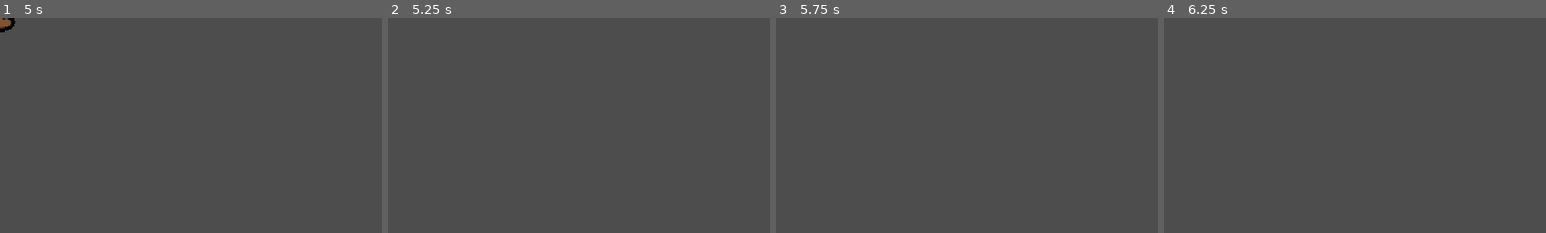
Above: before the commit, frames 1-4 (left to right).
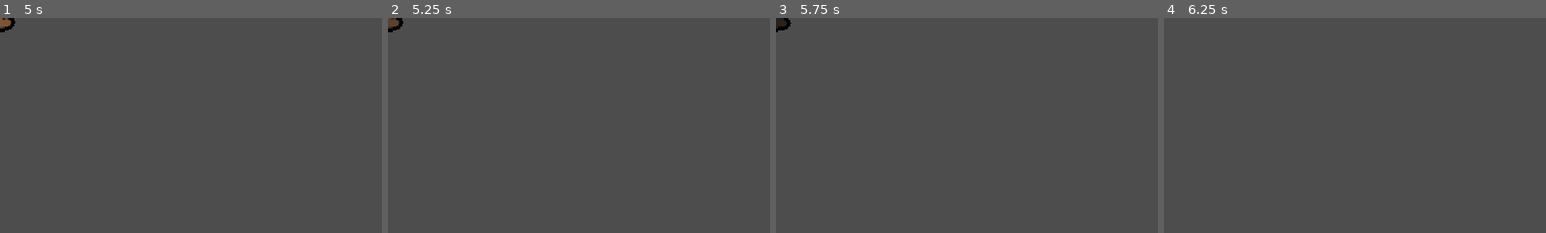
Above: after the commit, the same moments.

Repository: Galitie/tm2
Game: Godot game, scene res://poop.tscn
Same seed, same stepped clock (60 frames per second), same inputs: the game is played once before the commit and once after it. This scene is started directly instead of the project's main scene.
Inputs (mouse positions are % of the whole screen's width and height, from its top left):
- Up to frame 1 (5 s): tap Enter (ui_accept) at 0.5, 0.6, 0.77, 1.07, 1.25, 1.35, 1.52, 1.82, 2, 2.1, 2.75, 2.85, 3.02, 3.32, 3.5, 3.6, 3.77, 4.07, 4.25, 4.35, 4.52, 4.82 s; move the mouse to (72, 45) at 0.52 s; click (72, 45) at 0.67 s; move the mouse to (30, 55) at 1.27 s; click (30, 55) at 1.42 s; move the mouse to (60, 28) at 2.02 s; click (60, 28) at 2.17 s; move the mouse to (45, 70) at 2.77 s; click (45, 70) at 2.92 s; move the mouse to (80, 65) at 3.52 s; click (80, 65) at 3.67 s; move the mouse to (20, 35) at 4.27 s; click (20, 35) at 4.42 s
- Up to frame 2 (5.25 s): move the mouse to (55, 50) at 5.02 s; tap Enter (ui_accept) at 5.1 s; click (55, 50) at 5.17 s
- Up to frame 3 (5.75 s): no input
- Up to frame 4 (6.25 s): move the mouse to (35, 25) at 5.77 s; tap Enter (ui_accept) at 5.85, 6.02 s; click (35, 25) at 5.92 s
The pictures show only the part of the screen within x 0-50%, y 0-50%; the shares and areas given below are measured in that part.

Frame 1 is identical in both runs. In frame 2, 0.2% of the frame differs, in the area x 0-4%, y 0-7%; in frame 3, 0.2%; in frame 4, nothing differs.

Commit message:
Sudden death pausing and poop fade

Diff:
--- a/main.gd
+++ b/main.gd
@@ -64,13 +64,24 @@
 func SortByY(a, b):
 	return a.global_position.y < b.global_position.y
 
-func _unfreeze() -> void:
+func _unpause() -> void:
+	get_tree().paused = false
+
+func pause_game(length: float = 0.0) -> void:
+	get_tree().paused = true
+	if length > 0:
+		$PauseTimer.start(length)
+
+func freeze_frame(monster: Monster) -> void:
+	Globals.game.camera.global_position = monster.global_position
+	Globals.game.camera.zoom = Vector2(2.0, 2.0)
+	Globals.game.pause_game(1.0)
+
 	camera_tracking = false
-	get_tree().paused = false
 	await get_tree().create_tween().tween_property(camera, "zoom", Vector2(0.8, 0.8), 0.1).finished
 	await get_tree().create_timer(0.5).timeout
 	camera_tracking = true
-	if dead_monsters == player_count - 1:
+	if dead_monsters == player_count - 1 || dead_monsters == player_count:
 		camera_tracking = false
 		get_tree().create_tween().tween_property(sudden_death_overlay.material, "shader_parameter/Radius", 2.5, 1.0)
 		get_tree().create_tween().tween_property(camera, "zoom", Vector2(1.0, 1.0), 1.0).set_trans(Tween.TRANS_EXPO)
@@ -81,7 +92,7 @@
 		audio_player.volume_db = 0.0
 
 func _ready():
-	$FreezeTimer.timeout.connect(_unfreeze)
+	$PauseTimer.timeout.connect(_unpause)
 
 	sudden_death_overlay.material.set_shader_parameter("Radius", 2.5)
 	sudden_death_label.visible = false;
@@ -123,7 +134,6 @@
 	else:
 		set_upgrade_mode()
 
-
 func _process(_delta):
 	if debug_mode:
 		debug_stuff()
@@ -142,7 +152,7 @@
 func count_death(monster: Monster):
 	dead_monsters += 1
 	current_knocked_out_monsters.append(monster)
-	if dead_monsters == player_count - 1:
+	if dead_monsters == player_count - 1 || dead_monsters == player_count:
 		sudden_death_timer.stop()
 		$RoundOverDelayTimer.start()
 
@@ -190,15 +200,20 @@
 func _on_sudden_death_timer_timeout():
 	camera_tracking = true
 	Globals.is_sudden_death_mode = true
+
 	audio_player.stream = await load("uid://bnd7vmemesdbl")
 	audio_player.play()
+
 	get_tree().create_tween().tween_property(sudden_death_overlay.material, "shader_parameter/Radius", SUDDEN_DEATH_MAX_RADIUS, 0.8).set_trans(Tween.TRANS_EXPO)
 	get_tree().create_tween().tween_property(camera, "zoom", Vector2(1.2, 1.2), 0.8).set_trans(Tween.TRANS_ELASTIC)
 	get_tree().create_tween().tween_property(sudden_death_label, "visible", true, 0.0).set_delay(0.4)
-	get_tree().create_tween().tween_property(sudden_death_label, "scale", Vector2(1.0, 1.0), 0.2).set_trans(Tween.TRANS_EXPO).set_delay(0.4)
-	get_tree().create_tween().tween_property(sudden_death_label, "scale", Vector2(100.0, 100.0), 0.2).set_trans(Tween.TRANS_EXPO).set_delay(3.0)
-	get_tree().create_tween().tween_property(sudden_death_label, "visible", false, 0.0).set_delay(3.2)
-
+	await get_tree().create_tween().tween_property(sudden_death_label, "scale", Vector2(1.0, 1.0), 0.2).set_trans(Tween.TRANS_EXPO).set_delay(0.4).finished
+	pause_game(1.0)
+	await get_tree().create_tween().tween_property(sudden_death_label, "scale", Vector2(100.0, 100.0), 0.2).set_trans(Tween.TRANS_EXPO).finished
+	sudden_death_label.visible = false
+
+# TODO: Change dead_monsters to an array to replace current_knocked_out_monsters
+# Fix victory point shenanigans
 func _on_round_over_delay_timer_timeout():
 	for player in players:
 		if player.monster.current_hp > 0:
@@ -209,8 +224,9 @@
 		monster.player.victory_points += victory_points_gained
 		victory_points_gained += 1
 	set_upgrade_mode()
-	for player in players:
-		print(player.name, " : " ,player.victory_points)
+	for i: int in range(players.size()):
+		var debug_point_label: String = "%s (%s) : %d" % [players[i].name, monsters[i].mon_name, players[i].victory_points]
+		print(debug_point_label)
 
 
 func _on_upgrade_over_delay_timer_timeout():
--- a/monster.gd
+++ b/monster.gd
@@ -111,7 +111,7 @@
 	if current_hp >= (max_hp / 3.0):
 		hp_bar.add_theme_stylebox_override("fill", max_health_fill_style)
 
-
+# Hurt logic should be in take_damage_from, not this collision function
 func _on_hurtbox_area_entered(area):
 	var attacker: Node
 	attacked = false
@@ -140,8 +140,12 @@
 					attacker.apply_hp(3)
 			if thorns:
 				attacker.attacked = true
-				attacker.apply_hp(-1)
+				attacker.take_damage_from(self, 1)
 				attacker.state_machine.transition_state("hurt")
+				# Because of current logic, the attacker is knocked out first, so they lose
+				# the tie in sudden death
+				if Globals.is_sudden_death_mode:
+					attacker.send_flying(attacker)
 			state_machine.transition_state("hurt")
 		if area.is_in_group("Projectile") and area.owner.monster != self:
 			attacked = true
@@ -162,17 +166,17 @@
 	sent_flying = true
 	state_machine.transition_state("knockedout")
 	audio_player.play()
-	Globals.game.camera.global_position = global_position
-	Globals.game.camera.zoom = Vector2(2.0, 2.0)
+
 	knockback = (global_position - attacker.global_position).normalized().x
-	get_tree().paused = true
-
-
-func take_damage_from(enemy):
+	Globals.game.freeze_frame(self)
+
+func take_damage_from(enemy, override_damage: int = 0):
 	var critted = roll_crit()
 	var crit_text = " CRIT" if critted else ""
 	var random_modifier : int = randi_range(0,3)
 	var damage : int = round(enemy.base_damage * (enemy.crit_multiplier if critted else 1.0) * enemy.damage_dealt_mult) + random_modifier
+	if override_damage:
+		damage = override_damage
 	if Globals.is_sudden_death_mode:
 		apply_hp(-max_hp)
 	else:
@@ -206,8 +210,9 @@
 	name_parts.append(first_name)
 	if randi() % 4 == 0:
 		name_parts.append(end_name_suffixes[randi() % end_name_suffixes.size()])
-	$Name.text = (" ".join(name_parts))
-
+	var whole_name: String =  " ".join(name_parts)
+	$Name.text = whole_name
+	mon_name = whole_name
 
 func toggle_collisions(is_enabled: bool):
 	hurtbox_collision.set_deferred("disabled", !is_enabled)
--- a/poop.gd
+++ b/poop.gd
@@ -82,4 +82,6 @@
 
 
 func _on_lifetime_timeout():
+	var transparent: Color = Color(modulate.r, modulate.g, modulate.b, 0.0)
+	await get_tree().create_tween().tween_property(self, "modulate", transparent, 1.0).finished
 	queue_free()
--- a/test_scene.tscn
+++ b/test_scene.tscn
@@ -134,11 +134,13 @@
 one_shot = true
 
 [node name="Camera2D" type="Camera2D" parent="."]
+process_mode = 3
 position = Vector2(575, 325)
 
 [node name="CanvasLayer" type="CanvasLayer" parent="Camera2D"]
 
 [node name="SuddenDeath" type="Sprite2D" parent="Camera2D/CanvasLayer"]
+process_mode = 3
 z_index = 98
 material = SubResource("ShaderMaterial_8pr8v")
 scale = Vector2(1153.78, 650)
@@ -146,6 +148,7 @@
 centered = false
 
 [node name="SuddenDeathLabel" type="RichTextLabel" parent="Camera2D/CanvasLayer"]
+process_mode = 3
 z_index = 100
 anchors_preset = 8
 anchor_left = 0.5
@@ -181,9 +184,8 @@
 process_mode = 3
 stream = ExtResource("10_vr1i5")
 
-[node name="FreezeTimer" type="Timer" parent="."]
+[node name="PauseTimer" type="Timer" parent="."]
 process_mode = 2
-autostart = true
 
 [connection signal="timeout" from="RoundOverDelayTimer" to="." method="_on_round_over_delay_timer_timeout"]
 [connection signal="timeout" from="UpgradeOverDelayTimer" to="." method="_on_upgrade_over_delay_timer_timeout"]
